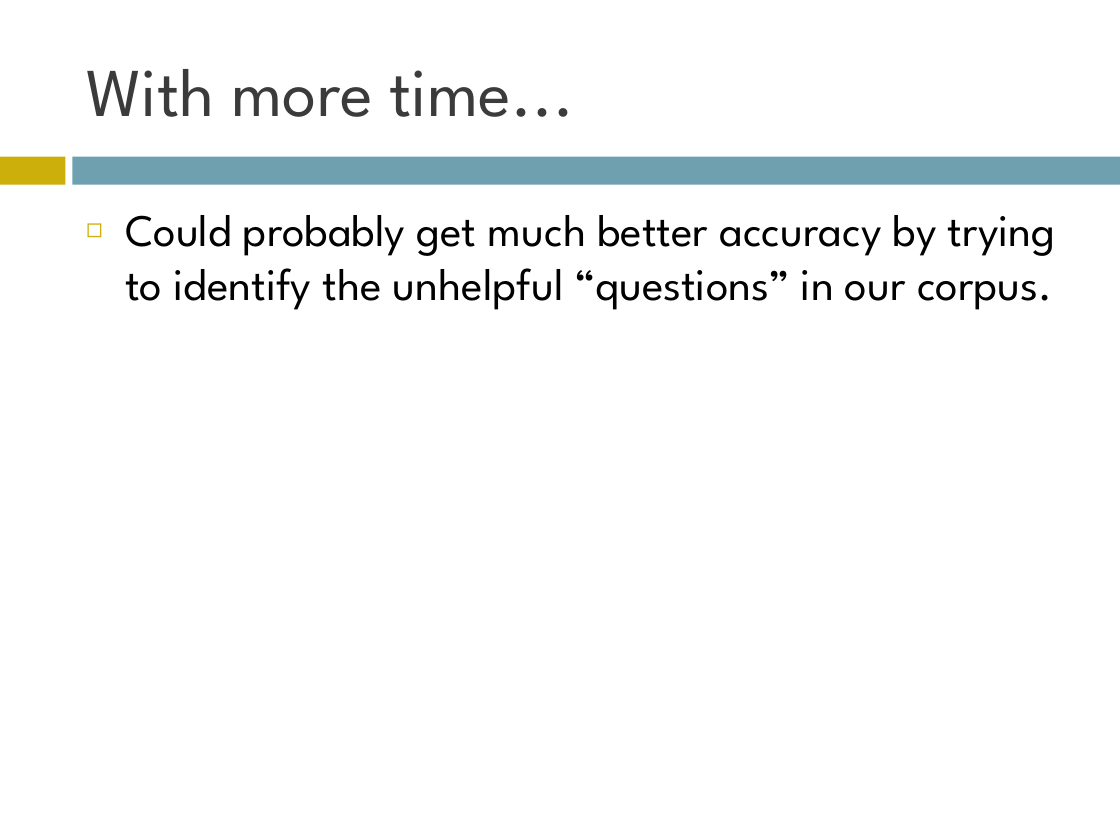
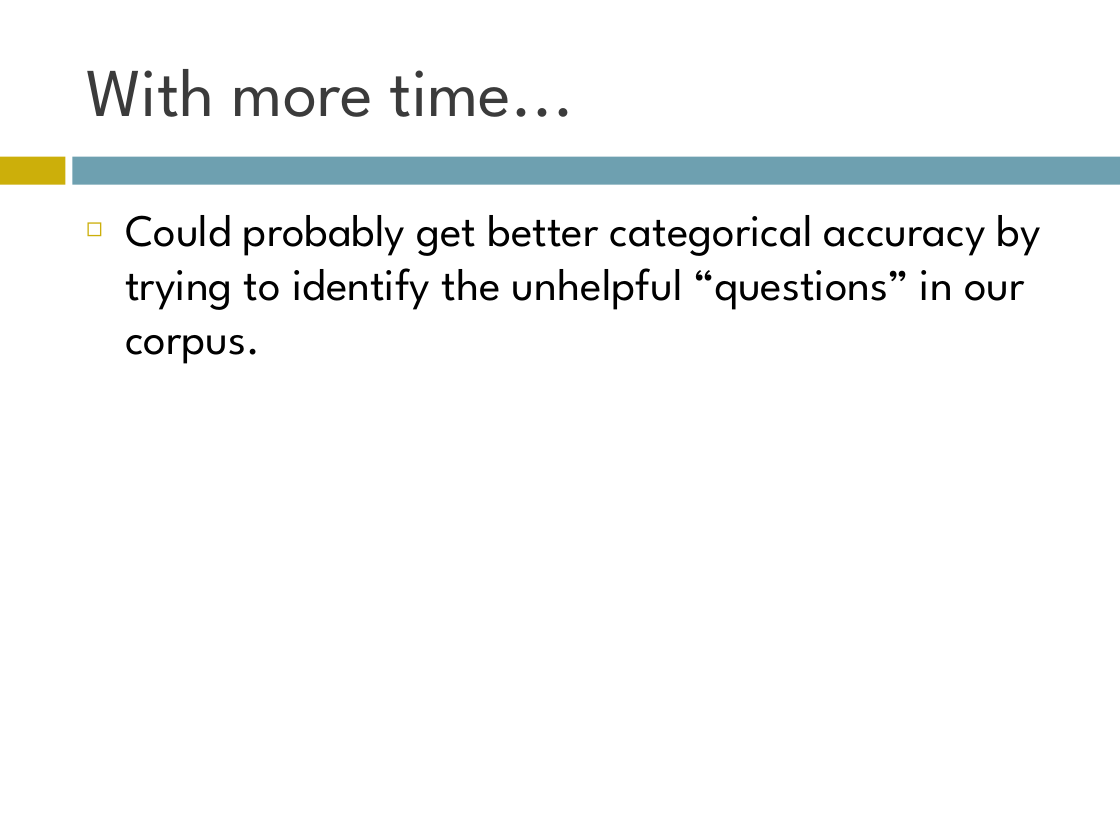
Before and after one commit to AndrewFM/NLPFinal, a slide deck: slide 40 of QA Presentation.ppt (slide 31 before the commit). Drawn at 1120x840 pixels with LibreOffice and Linux fonts; fonts in the diff are those of the drawing. Boxes give left, top, right and bottom in pixels: in the first picture for what was removed or moved away, otherwise in the second. Text is boxed around its words. In the diff, an @@ line names an element or a change of style, - is before the commit and + after.

Commit message:
More work on presentation slides

```diff
--- a/QA Presentation.ppt
+++ b/QA Presentation.ppt
@@ text at bbox=[125, 215, 1041, 364]: text changed @@
-◻ Could probably get much better accuracy by trying to identify the unhelpful “questions” in our corpus.
+◻ Could probably get better categorical accuracy by trying to identify the unhelpful “questions” in our corpus.
```
Also in this commit, not shown: 2 other slides changed, 13 slides added, 2 slides removed, 4 other files.
